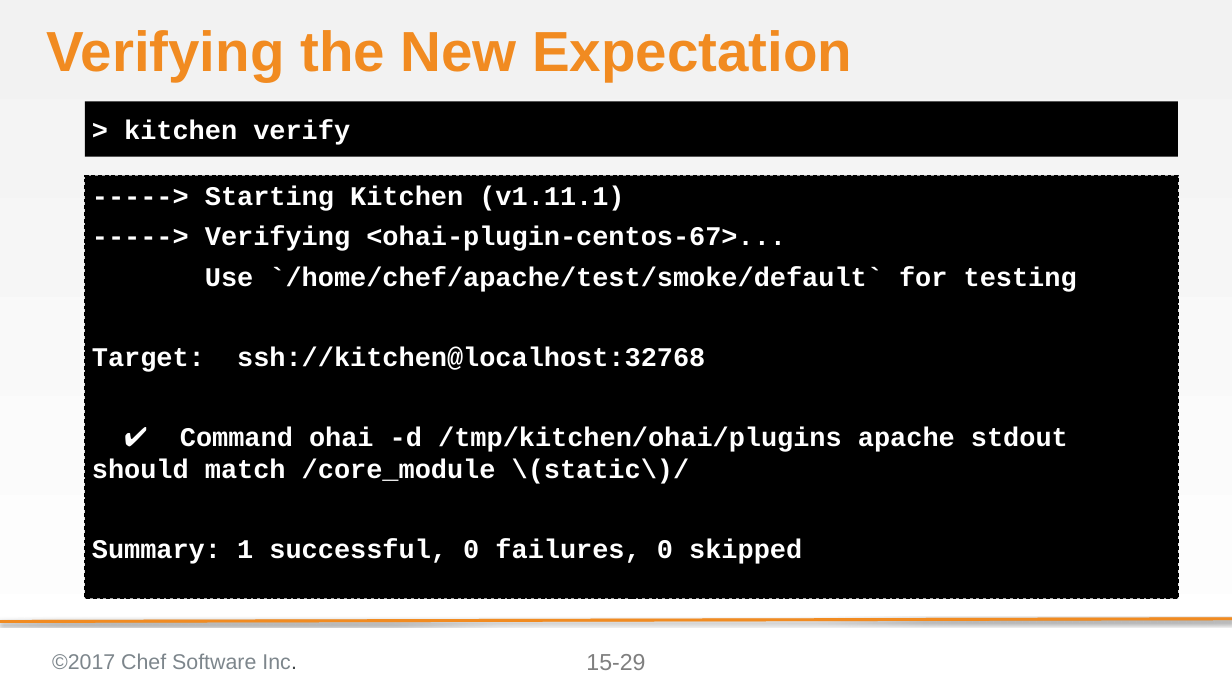
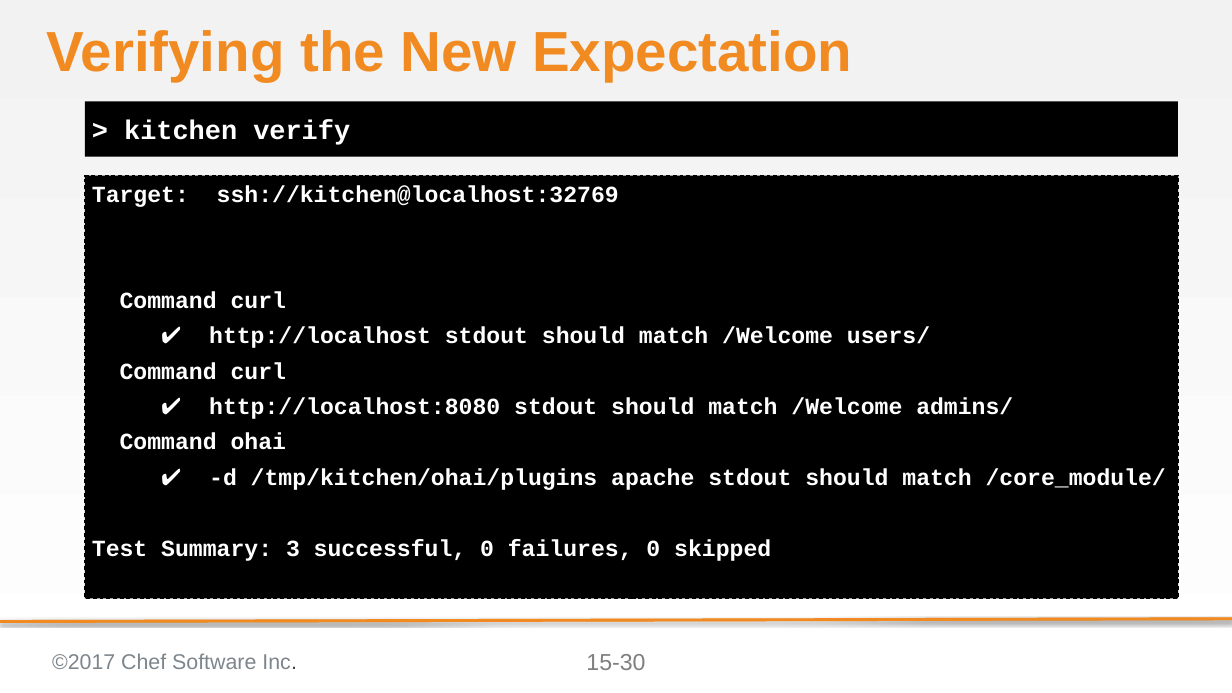
Before and after one commit to ericheiser/chef-intermediate, a slide deck: slide 30 of 15-creating_ohai_plugins.pptx (slide 29 before the commit). Drawn at 1232x693 pixels with LibreOffice and Linux fonts; fonts in the diff are those of the drawing; background and template pictures are left out. Boxes give left, top, right and bottom in pixels: in the first picture for what was removed or moved away, otherwise in the second. Text is boxed around its words. In the diff, an @@ line names an element or a change of style, - is before the commit and + after.

```diff
--- a/15-creating_ohai_plugins.pptx
+++ b/15-creating_ohai_plugins.pptx
@@ text at (x1=92, y1=185, x2=1166, y2=561): text changed; size 28 to 24 pt @@
------> Starting Kitchen (v1.11.1)
------> Verifying <ohai-plugin-centos-67>...
-Use `/home/chef/apache/test/smoke/default` for testing
-Target: ssh://kitchen@localhost:32768
-✔ Command ohai -d /tmp/kitchen/ohai/plugins apache stdout should match /core_module \(static\)/
-Summary: 1 successful, 0 failures, 0 skipped
+Target: ssh://kitchen@localhost:32769
+Command curl
+✔ http://localhost stdout should match /Welcome users/
+Command curl
+✔ http://localhost:8080 stdout should match /Welcome admins/
+Command ohai
+✔ -d /tmp/kitchen/ohai/plugins apache stdout should match /core_module/
+Test Summary: 3 successful, 0 failures, 0 skipped
@@ page number at (x1=586, y1=654, x2=645, y2=670): text changed @@
-15-29
+15-30
```
Also in this commit, not shown: 10 other slides changed, 1 slide added.
